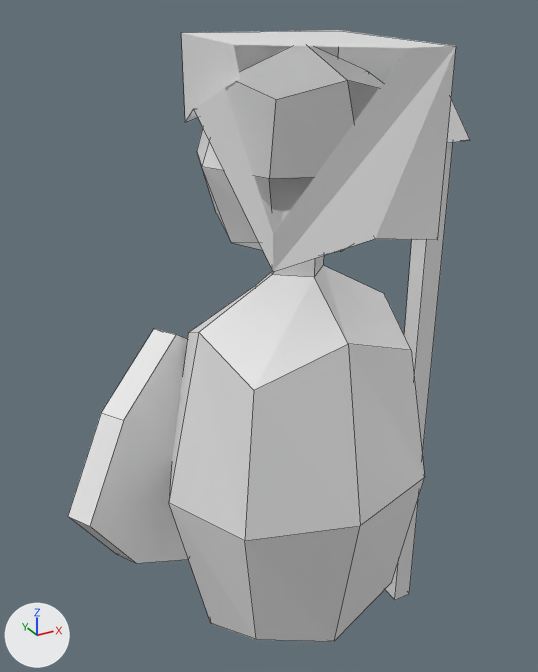
Renders of the Blender file Assets/Models/statue.blend from each side of a commit.
One viewpoint serves both versions: a camera (50 mm lens) standing at (-0.612, -1.013, 1.203) and looking at (-0.019, 0.066, 0.663). The lights are fixed; the arrows at lower left show +X, +Y and +Z. Mesh edges are drawn as thin lines. Everything nearer to the camera than a plane just in front of the edit is cut away.

The first picture shows 'Statue'.
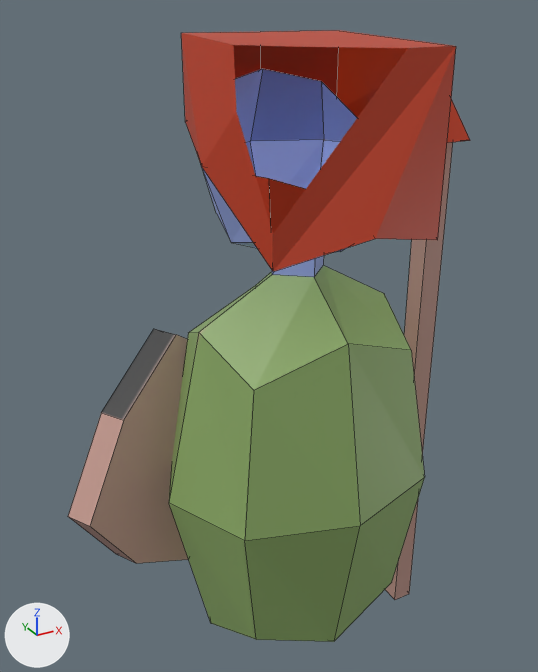
The change, as a diff of the scene's bpy script:
```diff
--- a/Assets/Models/statue.blend.py
+++ b/Assets/Models/statue.blend.py
@@ img_statue_texture_png @@
+img_statue_texture_png = load_image('Statue_texture.png', '../Textures/Statue_texture.png', 4800, 4800, 'sRGB')
@@ mat_material_001 @@
+mat_material_001 = principled_material('Material.001')
+mat_material_001.texture = img_statue_texture_png
@@ me_plane @@
 # used by ob_statue; location = (-0.197, 0.171, 0.425); rotation_euler = (1.571, 0.0, 0.524), in degrees (90, 0, 30); scale = (0.25, 0.25, 1.0)
-me_plane.from_pydata(...)  # 103 vertices, 89 faces, 1 loose edge; spans x -1.0..1.51, y -1.71..2.98, z 0.0..0.47
+me_plane.from_pydata(...)  # 96 vertices, 86 faces, 3 loose edges; spans x -1.0..1.51, y -1.71..2.98, z 0.0..0.47
+# me_plane part 1
+# 13 vertices are removed from x -0.27..0.96, y 1.59..2.94, z 0.13..0.39
+# 28 faces are deleted
+# 1 loose edge is deleted
+# 6 vertices are added at (-0.07, 1.94, 0.42), (0.1, 1.78, 0.35), (0.04, 2.1, 0.38), (-0.24, 2.27, 0.16), (0.59, 2.98, 0.14), (0.6, 2.75, 0.13)
+# 3 loose edges are added
+# 25 new faces join them
+# me_plane part 2: 65 faces spanning x -1.0..1.51, y -1.71..2.92, z 0.0..0.47 switch from no material to mat_material_001 (picture img_statue_texture_png)
```

Changed parts and their boxes (x1, y1, x2, y2) in the pictures (538 x 672 px; the box of a moved part takes in the faces that stretch with it):
part 1 of me_plane, moved or reshaped
    both: (181, 30, 453, 277)
part 2 of me_plane, recoloured (grey to green)
    both: (68, 46, 470, 642)
